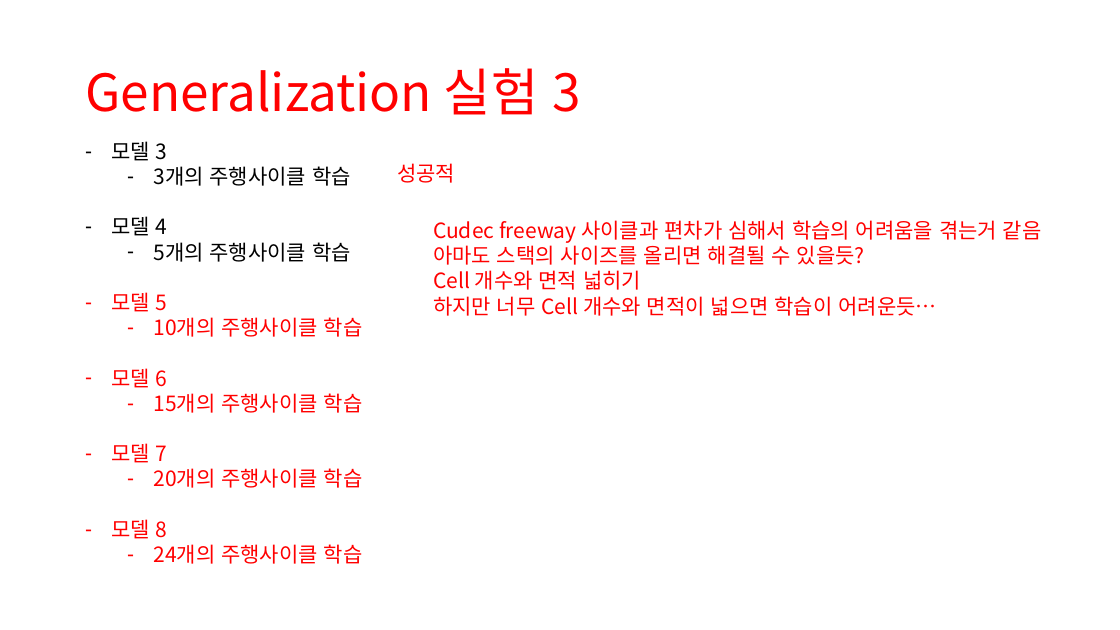
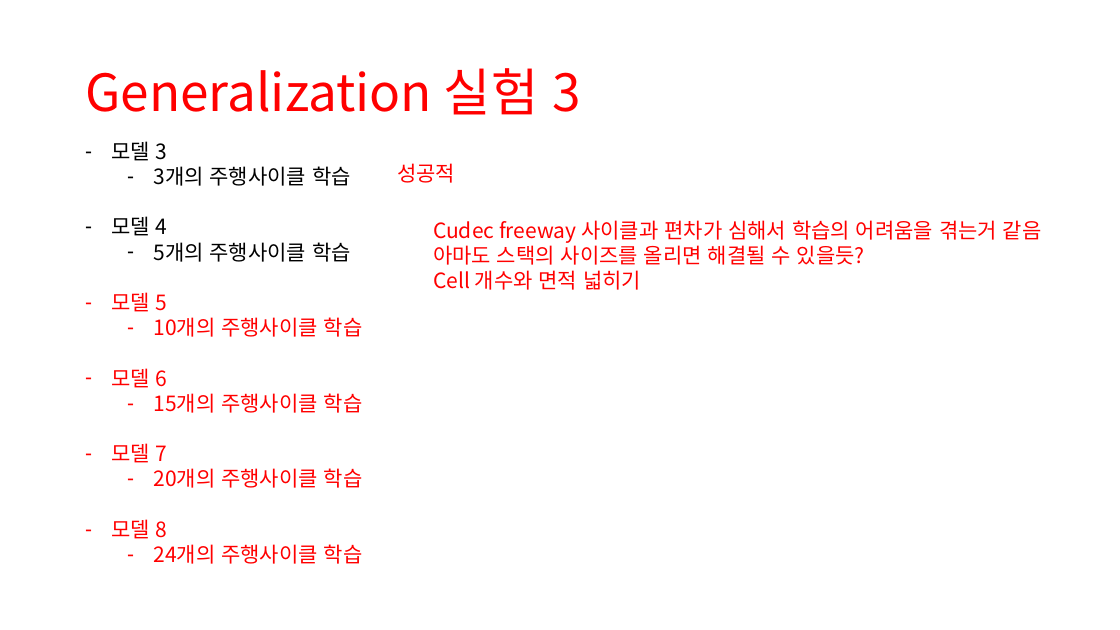
Before and after one commit to zidane89/experiment, a slide deck: slide 47 of 실험정리.pptx. Drawn at 1120x630 pixels with LibreOffice and Linux fonts; fonts in the diff are those of the drawing. Boxes give left, top, right and bottom in pixels: in the first picture for what was removed or moved away, otherwise in the second. Text is boxed around its words. In the diff, an @@ line names an element or a change of style, - is before the commit and + after.

```diff
--- a/실험정리.pptx
+++ b/실험정리.pptx
@@ text at <box>433,296,936,316</box>: paragraph removed @@
-하지만 너무 Cell 개수와 면적이 넓으면 학습이 어려운듯…
```
Also in this commit, not shown: 1 other slide changed, 1 slide added, 5 other files.
